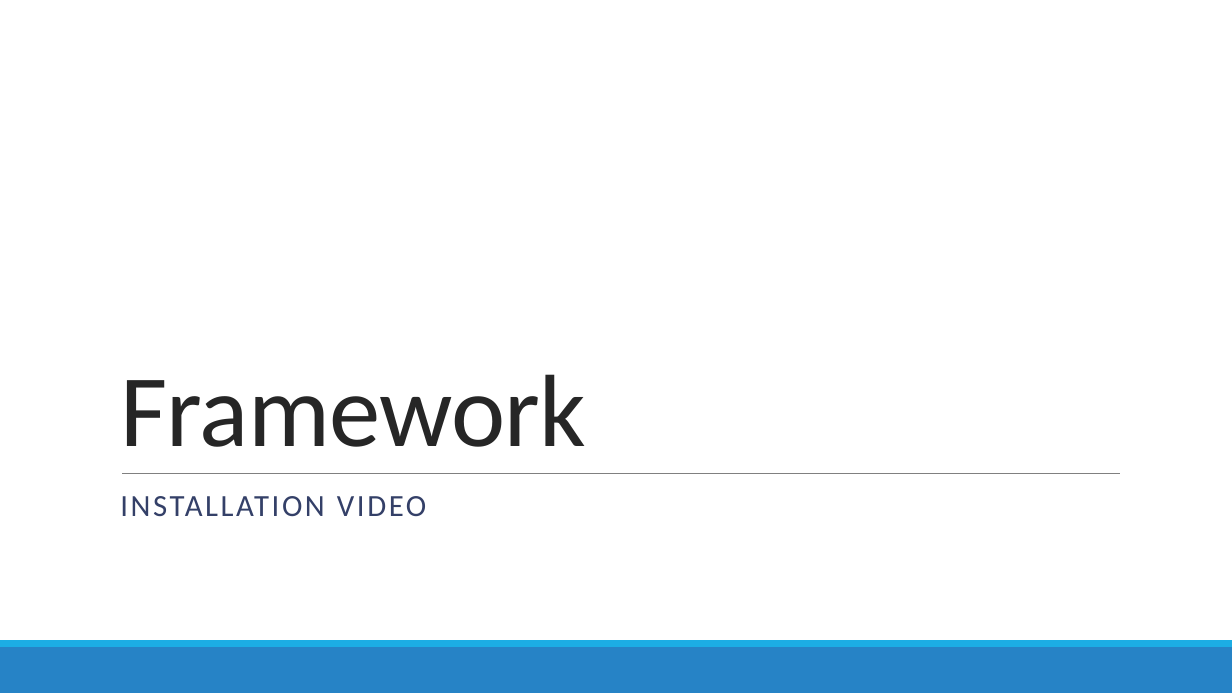
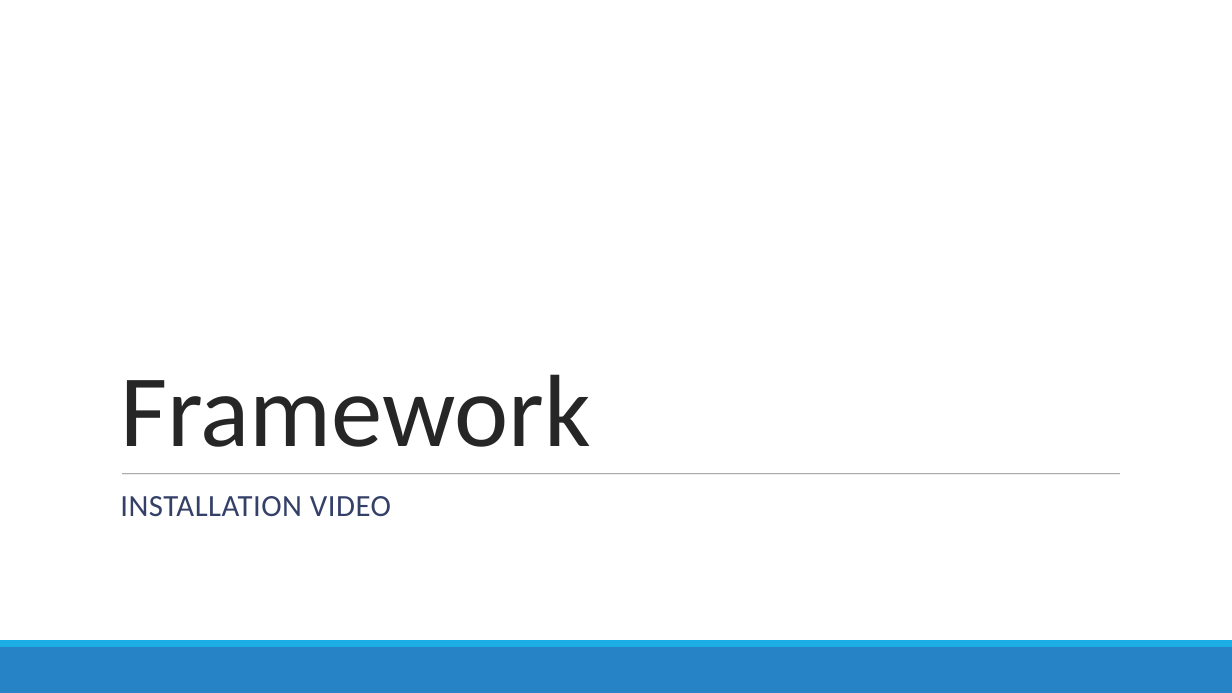
Before and after one commit to astrid-project/astrid-framework, a slide deck: slide 1 of installation-scripts/video/images.pptx. Drawn at 1232x693 pixels with LibreOffice and Linux fonts; fonts in the diff are those of the drawing; background and template pictures are left out. Boxes give left, top, right and bottom in pixels: in the first picture for what was removed or moved away, otherwise in the second. Text is boxed around its words. In the diff, an @@ line names an element or a change of style, - is before the commit and + after.

Commit message:
Video update

```diff
--- a/installation-scripts/video/images.pptx
+++ b/installation-scripts/video/images.pptx
@@ title "Framework" at <box>120,374,591,447</box>: letter spacing -0.5 to -0.1 pt @@
@@ line (122, 474) - (1120, 474): stroke #808080 0.5 pt to #7F7F7F 0.5 pt @@
@@ subtitle "INSTALLATION VIDEO" at <box>120,496,391,516</box>: letter spacing 2 to 0.4 pt @@
```
Also in this commit, not shown: 1 other slide changed, 12 other files.
